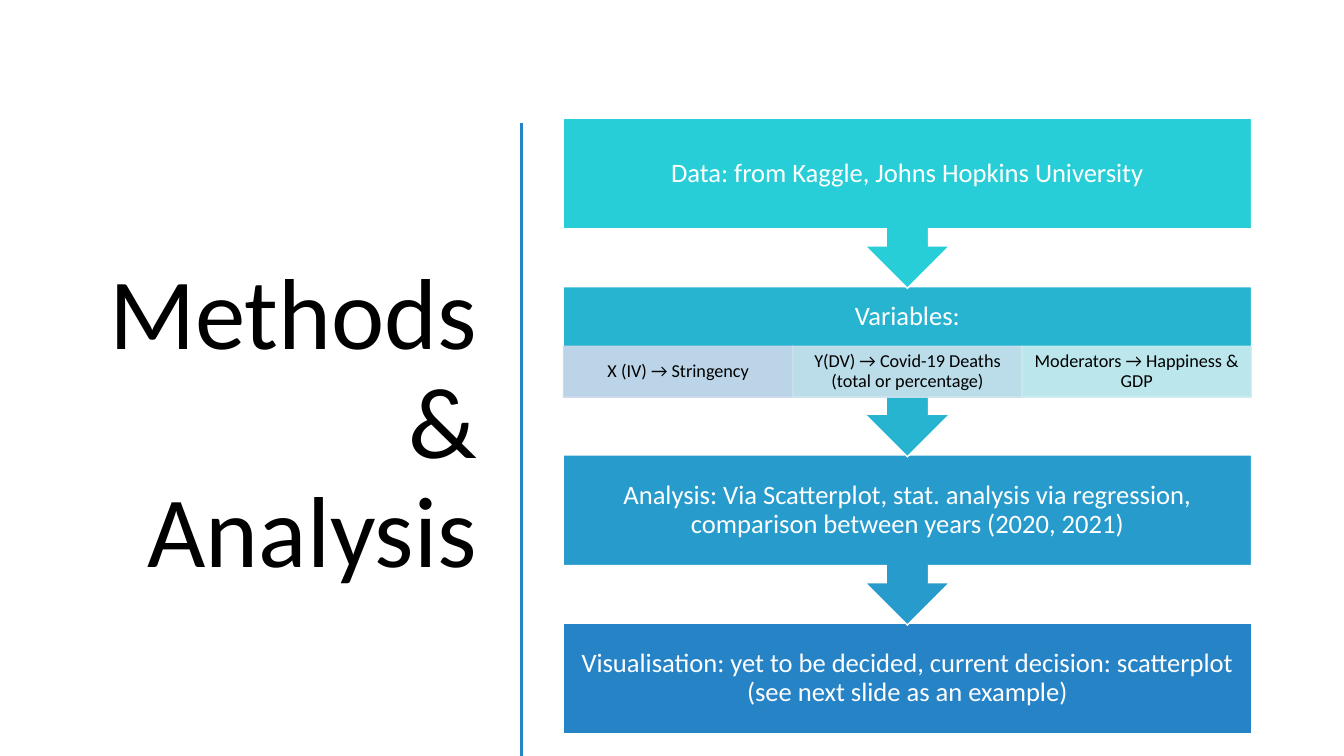
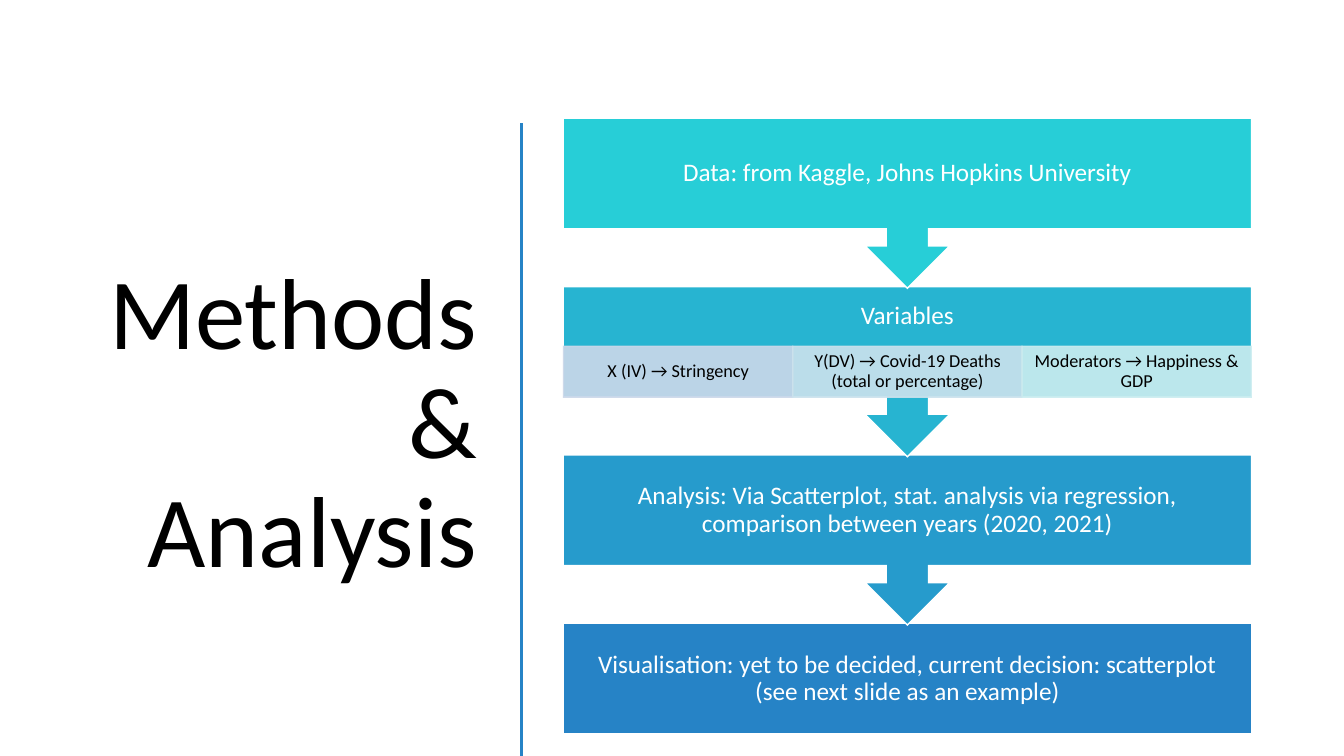
Before and after one commit to BenStrusch/data_group_snb, a slide deck: slide 2 of R.jpeg_with_methods.pptx. Drawn at 1344x756 pixels with LibreOffice and Linux fonts; fonts in the diff are those of the drawing. Boxes give left, top, right and bottom in pixels: in the first picture for what was removed or moved away, otherwise in the second. Text is boxed around its words. In the diff, an @@ line names an element or a change of style, - is before the commit and + after.

```diff
--- a/R.jpeg_with_methods.pptx
+++ b/R.jpeg_with_methods.pptx
@@ size 19 to 18 pt in 3 elements at (598,655,1216,704), (638,486,1176,536), (683,163,1131,186) @@
@@ text at (861,306,954,324): text changed; size 19 to 18 pt @@
-Variables:
+Variables
```
Also in this commit, not shown: 2 other files.
